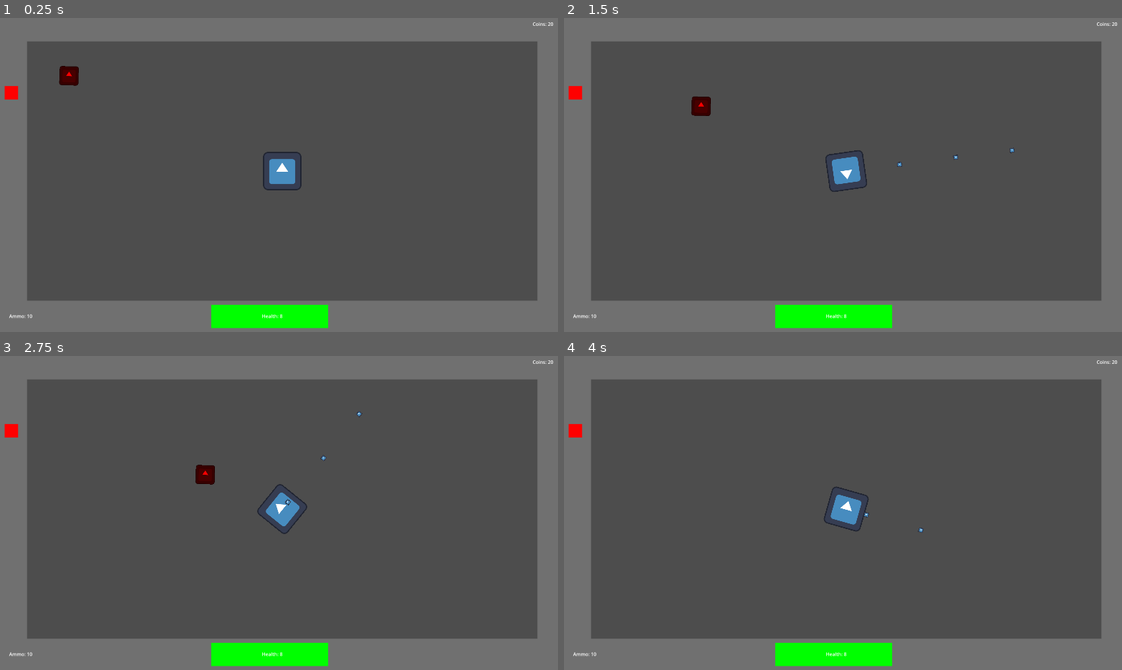
Above: before the commit, frames 1-4 (two rows, left to right).
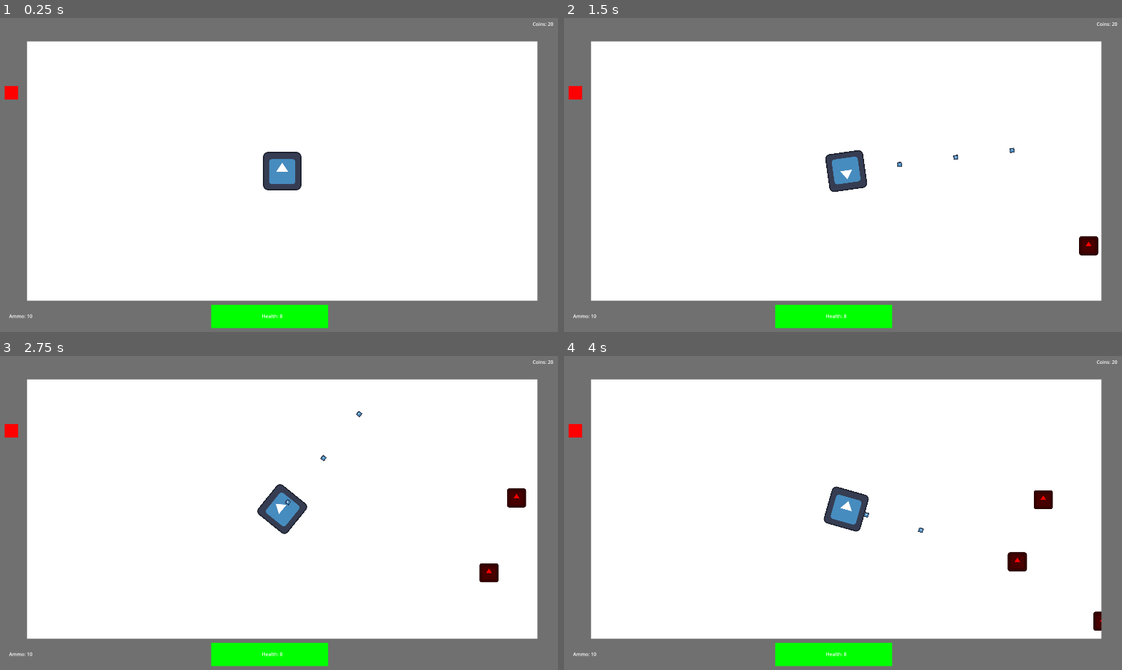
Above: after the commit, the same moments.

Repository: papaya19/One-Trick-Pony
Game: Godot game, scene res://Scenes/level.tscn
Two runs of this game, one before a commit and one after it. Both use one fixed random seed, a clock stepped at 60 frames per second and the inputs below. The engine's default icon, where the game draws it, is replaced by a stand-in: a white triangle on a blue panel in a dark square.
Inputs (mouse positions are in pixels of both pictures, inside the frame that each line leads up to):
- Up to frame 1 (0.25 s): no input
- Up to frame 2 (1.5 s): move the mouse to (971, 156) at 0.52 s; press the mouse at (971, 156) at 0.53 s; move the mouse to (731, 187) at 1.27 s; release the mouse at (731, 187) at 1.28 s; click (731, 187) at 1.35 s
- Up to frame 3 (2.75 s): move the mouse to (340, 437) at 2.02 s; press the mouse at (340, 437) at 2.03 s
- Up to frame 4 (4 s): move the mouse to (815, 572) at 2.77 s; release the mouse at (815, 572) at 2.78 s; click (815, 572) at 2.85 s; move the mouse to (1015, 556) at 3.52 s; press the mouse at (1015, 556) at 3.53 s

The runs differ from the first frame. In frame 1, 75% of the frame differs, in the area x 4-97%, y 7-91%; in frame 2, 75%; in frame 3, 75%; in frame 4, 75%.

Commit message:
added enemy spawning

Diff:
--- /dev/null
+++ b/Godot Project Files/Scenes/enemy_spawner.tscn
@@ -0,0 +1,6 @@
+[gd_scene format=3 uid="uid://8aq3xri8qeeh"]
+
+[ext_resource type="Script" uid="uid://b0w0c56owv708" path="res://Scripts/enemy_spawner.gd" id="1_4l55s"]
+
+[node name="Enemy Spawner" type="Node2D" unique_id=1916731149]
+script = ExtResource("1_4l55s")
--- a/Godot Project Files/Scenes/level.tscn
+++ b/Godot Project Files/Scenes/level.tscn
@@ -2,9 +2,18 @@
 
 [ext_resource type="PackedScene" uid="uid://dwfpcfxio54y4" path="res://Scenes/gun.tscn" id="1_k5f4k"]
 [ext_resource type="PackedScene" uid="uid://dhi5lmgj3uvww" path="res://Scenes/player.tscn" id="1_tumq0"]
-[ext_resource type="PackedScene" uid="uid://b87nx6gflt34t" path="res://Scenes/enemy.tscn" id="3_6phgx"]
+[ext_resource type="PackedScene" uid="uid://8aq3xri8qeeh" path="res://Scenes/enemy_spawner.tscn" id="4_81xng"]
 
 [node name="Level" type="Node2D" unique_id=1152983213]
+
+[node name="ColorRect" type="ColorRect" parent="." unique_id=1857651222]
+anchors_preset = 15
+anchor_right = 1.0
+anchor_bottom = 1.0
+offset_right = 1920.0
+offset_bottom = 1080.0
+grow_horizontal = 2
+grow_vertical = 2
 
 [node name="Gun" parent="." unique_id=961834057 instance=ExtResource("1_k5f4k")]
 position = Vector2(960, 540)
@@ -12,6 +21,7 @@
 [node name="Player" parent="." unique_id=1840420532 instance=ExtResource("1_tumq0")]
 position = Vector2(960, 540)
 
-[node name="Enemy" parent="." unique_id=433966500 instance=ExtResource("3_6phgx")]
-position = Vector2(200, 200)
-rotation = 0.030834474
+[node name="Enemy Spawner" parent="." unique_id=1916731149 instance=ExtResource("4_81xng")]
+
+[node name="Node2D" type="Node2D" parent="." unique_id=1509507309]
+position = Vector2(553, 60)
--- a/Godot Project Files/Scripts/enemy.gd
+++ b/Godot Project Files/Scripts/enemy.gd
@@ -1,6 +1,6 @@
 extends CharacterBody2D
 
-var speed = 200
+var speed = 100
 
 
 func _process(delta: float) -> void:
--- /dev/null
+++ b/Godot Project Files/Scripts/enemy_spawner.gd
@@ -0,0 +1,52 @@
+extends Node2D
+
+const enemy = preload("res://Scenes/enemy.tscn")
+var enemy_spawn_time = 1
+var enemy_can_spawn = true
+@export var margin: float = 100
+@onready var screen_size = get_viewport_rect().size
+var spawn_pos = Vector2.ZERO
+
+func _ready() -> void:
+	if enemy_can_spawn:
+		enemy_can_spawn = false
+		await get_tree().create_timer(enemy_spawn_time).timeout
+		summon_enemy()
+		enemy_can_spawn = true
+
+func _process(delta: float) -> void:
+	if enemy_can_spawn:
+		enemy_can_spawn = false
+		await get_tree().create_timer(enemy_spawn_time).timeout
+		summon_enemy()
+		enemy_can_spawn = true
+
+
+func summon_enemy():
+	get_random_coordinates()
+	var enemy_instance = enemy.instantiate()
+	enemy_instance.global_position = spawn_pos
+	add_child(enemy_instance)
+
+
+
+func get_random_coordinates():
+	# 1. Get the screen size
+	var screen_size = get_viewport_rect().size
+
+	# 2. Pick a random side: 0=Top, 1=Bottom, 2=Left, 3=Right
+	var side = randi() % 4
+
+	match side:
+		0: # Top
+			spawn_pos.x = randf_range(margin, screen_size.x - margin)
+			spawn_pos.y = margin
+		1: # Bottom
+			spawn_pos.x = randf_range(margin, screen_size.x - margin)
+			spawn_pos.y = screen_size.y - margin
+		2: # Left
+			spawn_pos.x = margin
+			spawn_pos.y = randf_range(margin, screen_size.y - margin)
+		3: # Right
+			spawn_pos.x = screen_size.x - margin
+			spawn_pos.y = randf_range(margin, screen_size.y - margin)
Not shown, added: Godot Project Files/Scripts/enemy_spawner.gd.uid
